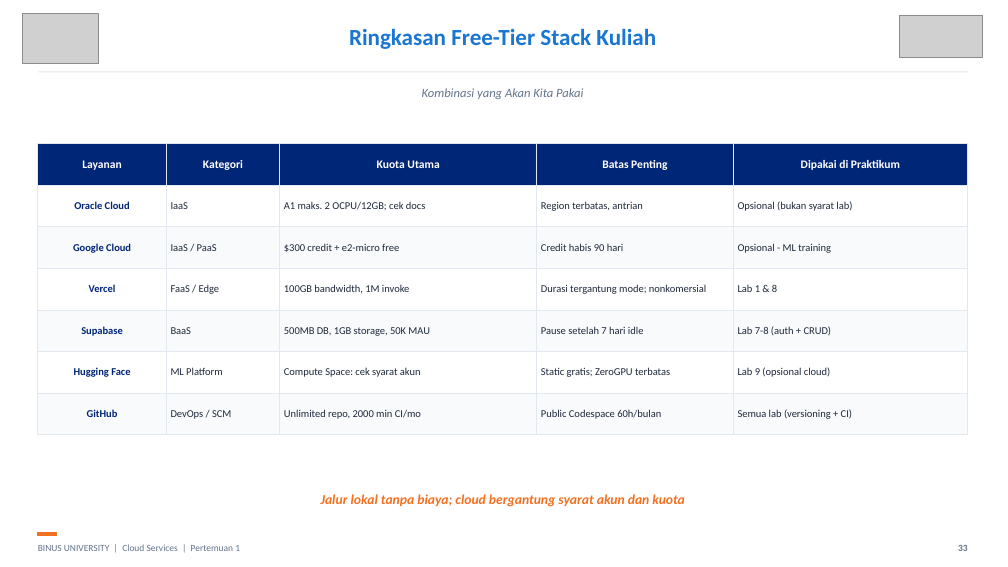
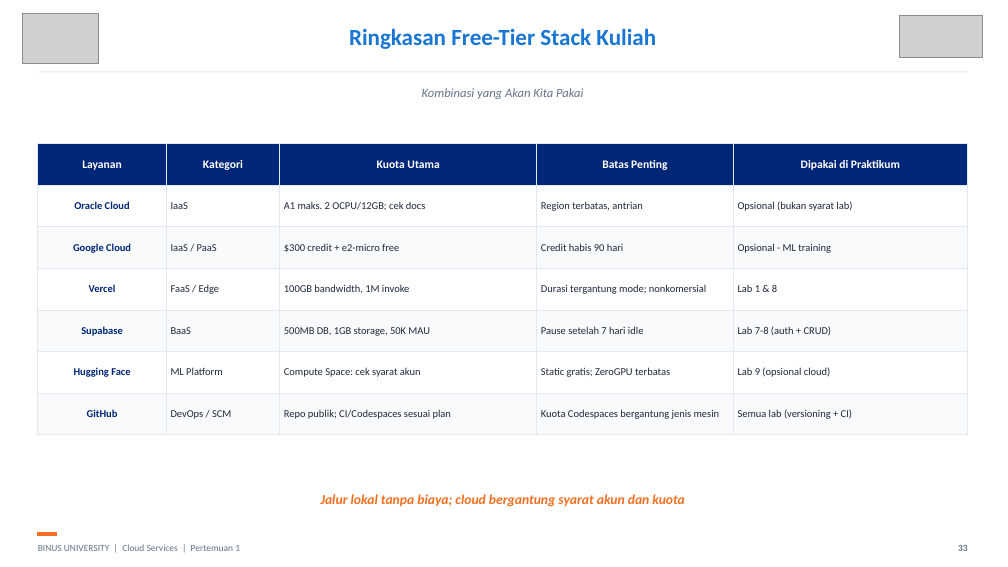
Before and after one commit to SeedFlora/meet1CloudService, a slide deck: slide 33 of slides/Teori_Pertemuan_01.pptx. Drawn at 1008x567 pixels with LibreOffice and Linux fonts; fonts in the diff are those of the drawing; grey boxes stand for pictures. Boxes give left, top, right and bottom in pixels: in the first picture for what was removed or moved away, otherwise in the second. Text is boxed around its words. In the diff, an @@ line names an element or a change of style, - is before the commit and + after.

```diff
--- a/slides/Teori_Pertemuan_01.pptx
+++ b/slides/Teori_Pertemuan_01.pptx
@@ table at [38,144,968,423] @@
-row 7, column 3: Unlimited repo, 2000 min CI/mo
+row 7, column 3: Repo publik; CI/Codespaces sesuai plan
-row 7, column 4: Public Codespace 60h/bulan
+row 7, column 4: Kuota Codespaces bergantung jenis mesin
```
Also in this commit, not shown: 4 other slides changed.
